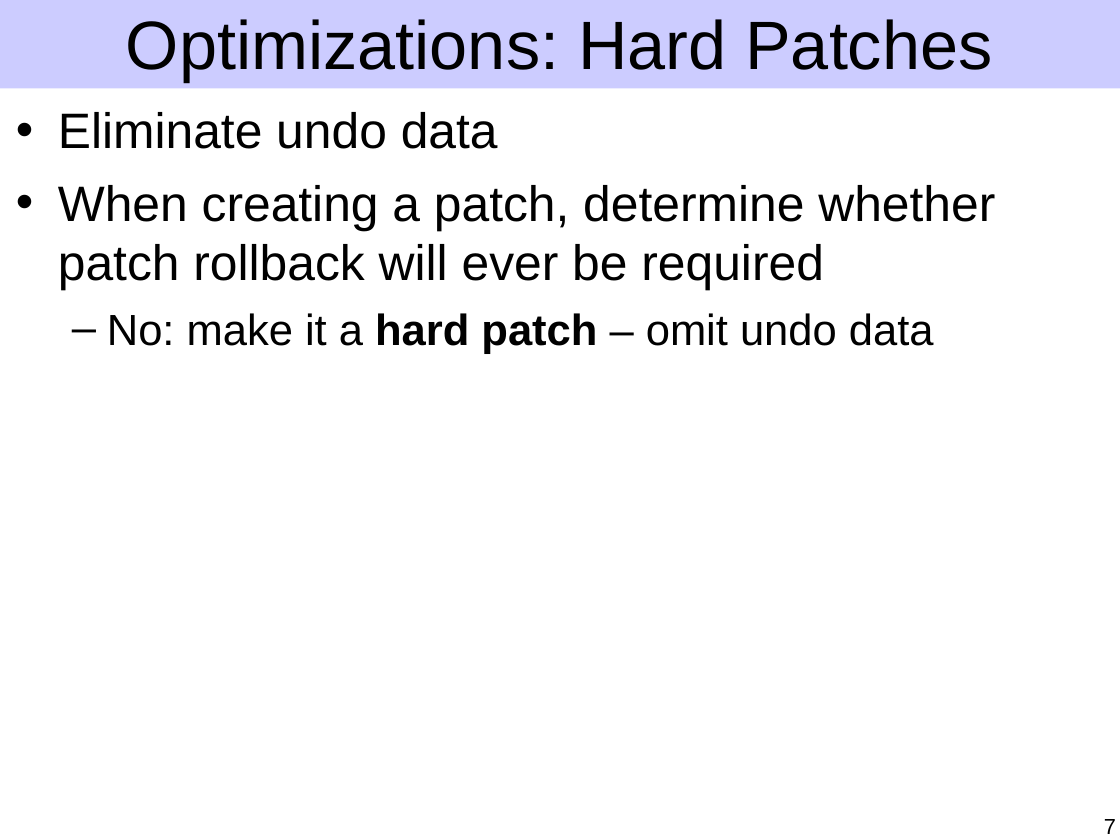
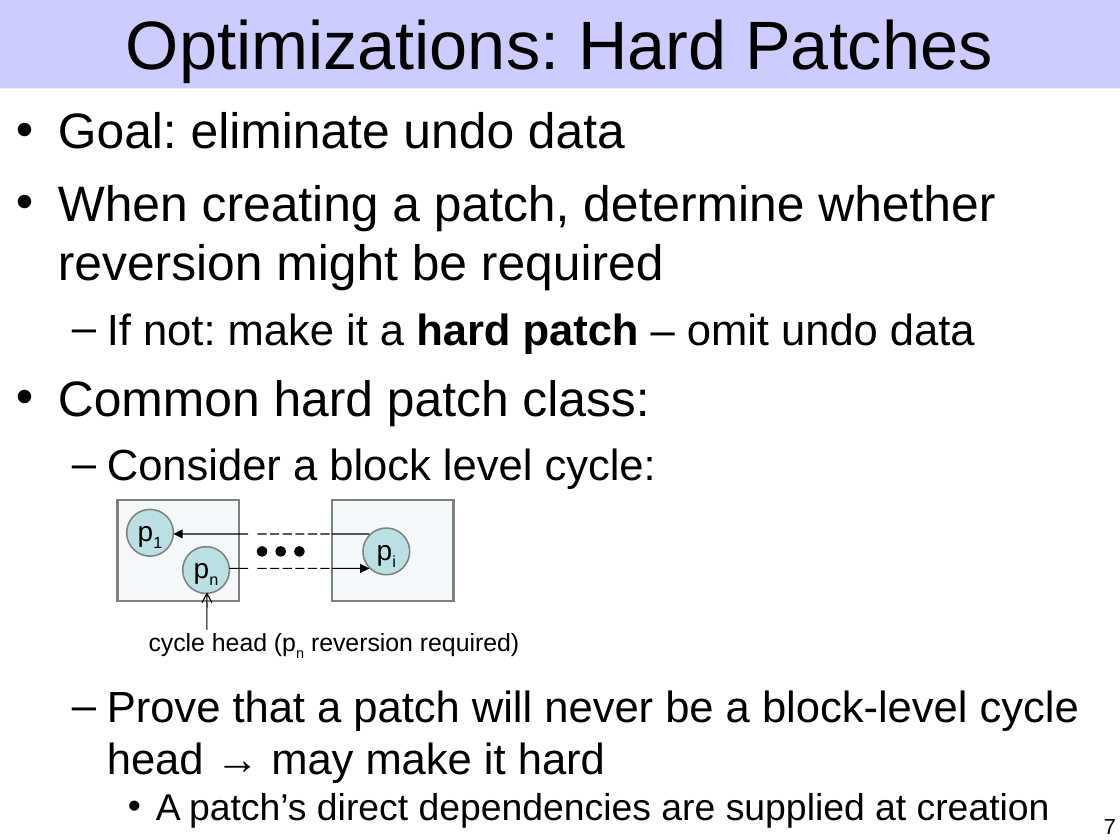
Before and after one commit to ucla-readable/fstitch-doc, a slide deck: slide 7 of sosp/pres.ppt. Drawn at 1120x840 pixels with LibreOffice and Linux fonts; fonts in the diff are those of the drawing. Boxes give left, top, right and bottom in pixels: in the first picture for what was removed or moved away, otherwise in the second. Text is boxed around its words. In the diff, an @@ line names an element or a change of style, - is before the commit and + after.

Commit message:
Start to add real details on hard patches, and improve optimization intro.

```diff
--- a/sosp/pres.ppt
+++ b/sosp/pres.ppt
@@ text at <box>58,112,1079,828</box>: text changed; size 32 to 28 pt @@
-• Eliminate undo data
-• When creating a patch, determine whether patch rollback will ever be required
-  – No: make it a hard patch – omit undo data
+• Goal: eliminate undo data
+• When creating a patch, determine whether reversion might be required
+  – If not: make it a hard patch – omit undo data
+• Common hard patch class:
+  – Consider a block level cycle:
+  – Prove that a patch will never be a block-level cycle head → may make it hard
+    • A patch’s direct dependencies are supplied at creation
@@ rectangle added at <box>118,501,239,601</box>, fill #BBE0E3 at 17% opacity, outline #808080 1.5 pt @@
@@ rectangle added at <box>333,501,454,601</box>, fill #BBE0E3 at 17% opacity, outline #808080 1.5 pt @@
@@ ellipse added at <box>127,510,174,557</box>, fill #BBE0E3, outline #808080 0.99 pt, 18 pt, text #000000 @@
+p1
@@ arrow added from (249, 534) to (174, 534), #000000 0.74 pt @@
@@ line added from (258, 534) to (333, 534), #000000 0.74 pt dashed @@
@@ line added from (333, 534) to (370, 534), #000000 0.74 pt @@
@@ ellipse added at <box>363,529,410,576</box>, fill #BBE0E3, outline #808080 0.99 pt, 18 pt, text #000000 @@
+pi
@@ ellipse added at <box>183,547,230,594</box>, fill #BBE0E3, outline #808080 0.99 pt, 18 pt, text #000000 @@
+pn
@@ line added from (230, 568) to (249, 568), #000000 0.74 pt @@
@@ line added from (258, 568) to (333, 568), #000000 0.74 pt dashed @@
@@ ellipse added at <box>258,547,267,556</box>, fill #000000, outline #000000 0.74 pt @@
@@ ellipse added at <box>276,547,284,556</box>, fill #000000, outline #000000 0.74 pt @@
@@ ellipse added at <box>295,547,304,556</box>, fill #000000, outline #000000 0.74 pt @@
@@ arrow added from (333, 568) to (370, 568), #000000 0.74 pt @@
@@ arrow added from (207, 629) to (207, 592), #000000 0.74 pt @@
@@ text added at <box>149,633,519,656</box>, 16 pt, text #000000 @@
+cycle head (pn reversion required)
```
Also in this commit, not shown: 3 other slides changed, 1 slide added.
